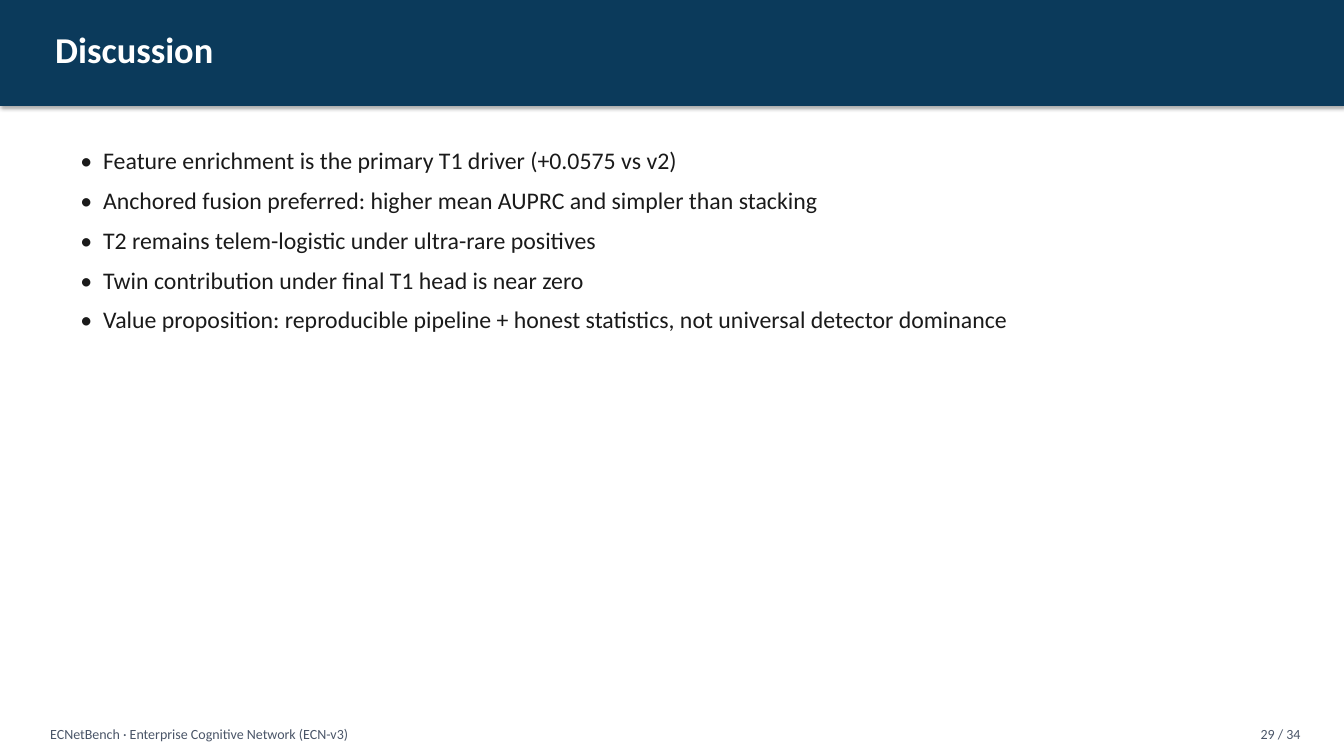
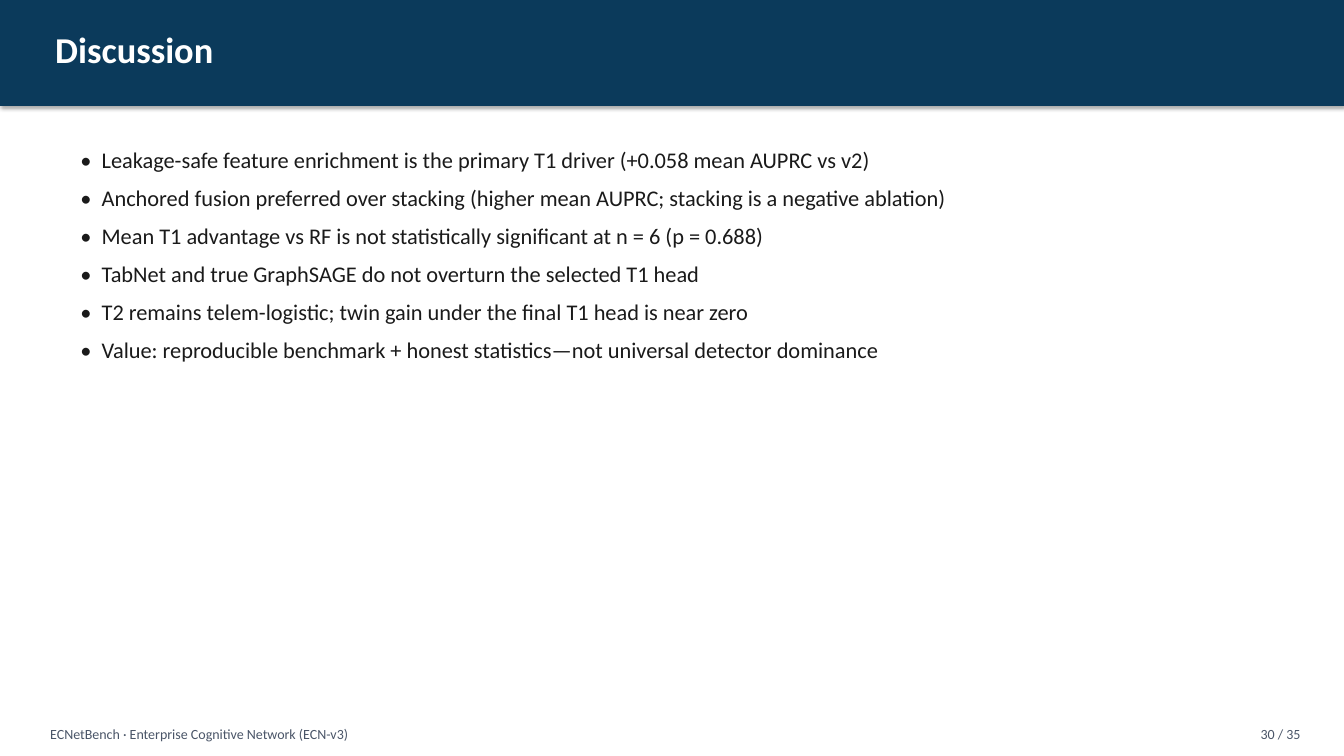
Before and after one commit to Audrey2023uh/Network-Multi-Agent, a slide deck: slide 30 of presentation/Network_Journal_Presentation.pptx (slide 29 before the commit). Drawn at 1344x756 pixels with LibreOffice and Linux fonts; fonts in the diff are those of the drawing. Boxes give left, top, right and bottom in pixels: in the first picture for what was removed or moved away, otherwise in the second. Text is boxed around its words. In the diff, an @@ line names an element or a change of style, - is before the commit and + after.

```diff
--- a/presentation/Network_Journal_Presentation.pptx
+++ b/presentation/Network_Journal_Presentation.pptx
@@ text at <box>102,152,945,362</box>: text changed; size 17 to 16 pt @@
-• Feature enrichment is the primary T1 driver (+0.0575 vs v2)
-• Anchored fusion preferred: higher mean AUPRC and simpler than stacking
-• T2 remains telem-logistic under ultra-rare positives
-• Twin contribution under final T1 head is near zero
-• Value proposition: reproducible pipeline + honest statistics, not universal detector dominance
+• Leakage-safe feature enrichment is the primary T1 driver (+0.058 mean AUPRC vs v2)
+• Anchored fusion preferred over stacking (higher mean AUPRC; stacking is a negative ablation)
+• Mean T1 advantage vs RF is not statistically significant at n = 6 (p = 0.688)
+• TabNet and true GraphSAGE do not overturn the selected T1 head
+• T2 remains telem-logistic; twin gain under the final T1 head is near zero
+• Value: reproducible benchmark + honest statistics—not universal detector dominance
@@ text at <box>1261,730,1300,739</box>: text changed @@
-29 / 34
+30 / 35
```
Also in this commit, not shown: 32 other slides changed, 1 slide added, 18 other files.
